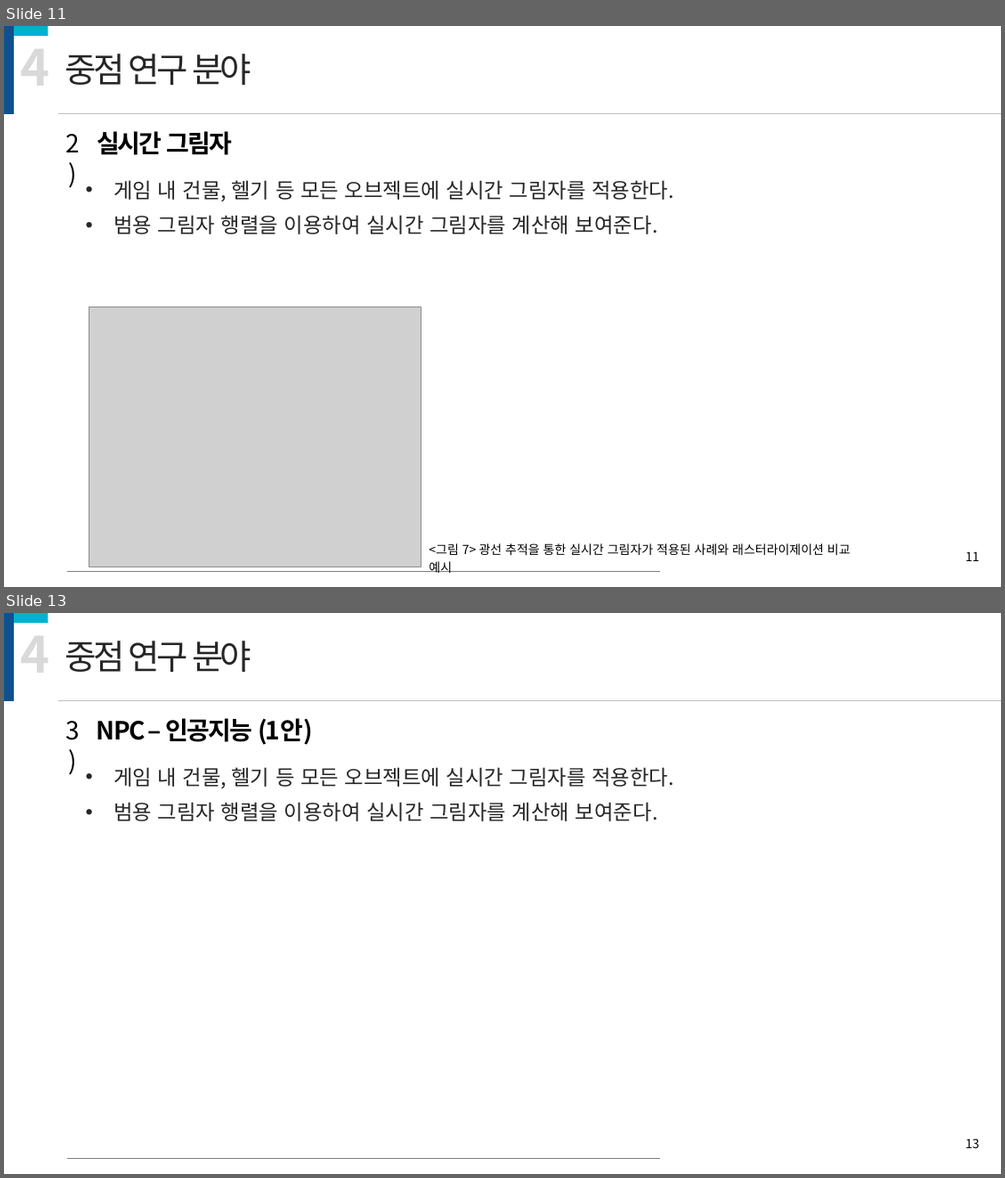
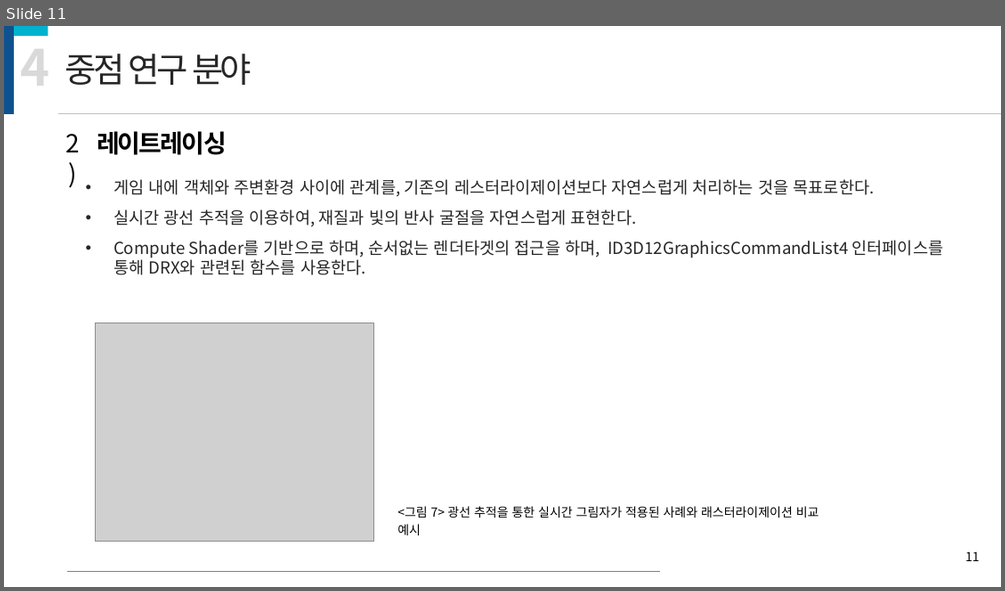
Before and after one commit to kiption/XD, a slide deck: 졸작_기획/[수정][제안서] Revenger_김승환_허재성_이세철.pptx. Shown one above the other, each under a label of ours: slides 11 and 13 before the commit, slide 11 after it; the slides between them are not shown. The pictures are 1005x1178 and 1005x591 pixels, drawn with LibreOffice and Linux fonts; fonts in the diff are those of the drawing; grey boxes stand for pictures. Boxes give left, top, right and bottom in pixels: in the first picture for what was removed or moved away, otherwise in the second. Text is boxed around its words. In the diff, an @@ line names an element or a change of style, - is before the commit and + after.

```diff
--- a/졸작_기획/[수정][제안서] Revenger_김승환_허재성_이세철.pptx
+++ b/졸작_기획/[수정][제안서] Revenger_김승환_허재성_이세철.pptx
@@ slide 13 removed at [4, 613, 1001, 1174], background #FFFFFF @@
@@ rectangle removed at [4, 613, 14, 701] @@
@@ rectangle removed at [14, 613, 48, 623] @@
@@ text removed at [20, 616, 49, 688] @@
-4
@@ text removed at [65, 641, 251, 672] @@
-중점 연구 분야
@@ line removed from (57, 700) to (1001, 700) @@
@@ text removed at [97, 718, 313, 745] @@
-NPC – 인공지능 (1안)
@@ text removed at [66, 721, 81, 740] @@
-3)
@@ text removed at [113, 767, 674, 821] @@
-• 게임 내 건물, 헬기 등 모든 오브젝트에 실시간 그림자를 적용한다.
-• 범용 그림자 행렬을 이용하여 실시간 그림자를 계산해 보여준다.
@@ page number removed at [965, 1138, 979, 1148] @@
-13
@@ line removed from (67, 1159) to (661, 1159) @@
@@ slide 11 changed as well @@
@@ text at [97, 131, 226, 155]: text changed @@
-실시간 그림자
+레이트레이싱
@@ text at [113, 179, 944, 275]: text changed; size 20 to 16 pt @@
-• 게임 내 건물, 헬기 등 모든 오브젝트에 실시간 그림자를 적용한다.
-• 범용 그림자 행렬을 이용하여 실시간 그림자를 계산해 보여준다.
+• 게임 내에 객체와 주변환경 사이에 관계를, 기존의 레스터라이제이션보다 자연스럽게 처리하는 것을 목표로한다.
+• 실시간 광선 추적을 이용하여, 재질과 빛의 반사 굴절을 자연스럽게 표현한다.
+• Compute Shader를 기반으로 하며, 순서없는 렌더타겟의 접근을 하며, ID3D12GraphicsCommandList4 인터페이스를 통해 DRX와 관련된 함수를 사용한다.
@@ picture: place and size @@
-picture at [89, 306, 421, 566]
+picture at [96, 323, 374, 541]
@@ text "<그림 7> 광선 추적을 통한 ...": place and size @@
-text "<그림 7> 광선 추적을 통한 ..." at [429, 543, 850, 572]
+text "<그림 7> 광선 추적을 통한 ..." at [397, 506, 819, 535]
```
Also in this commit, not shown: 10 other slides changed, 2 other slides removed.
